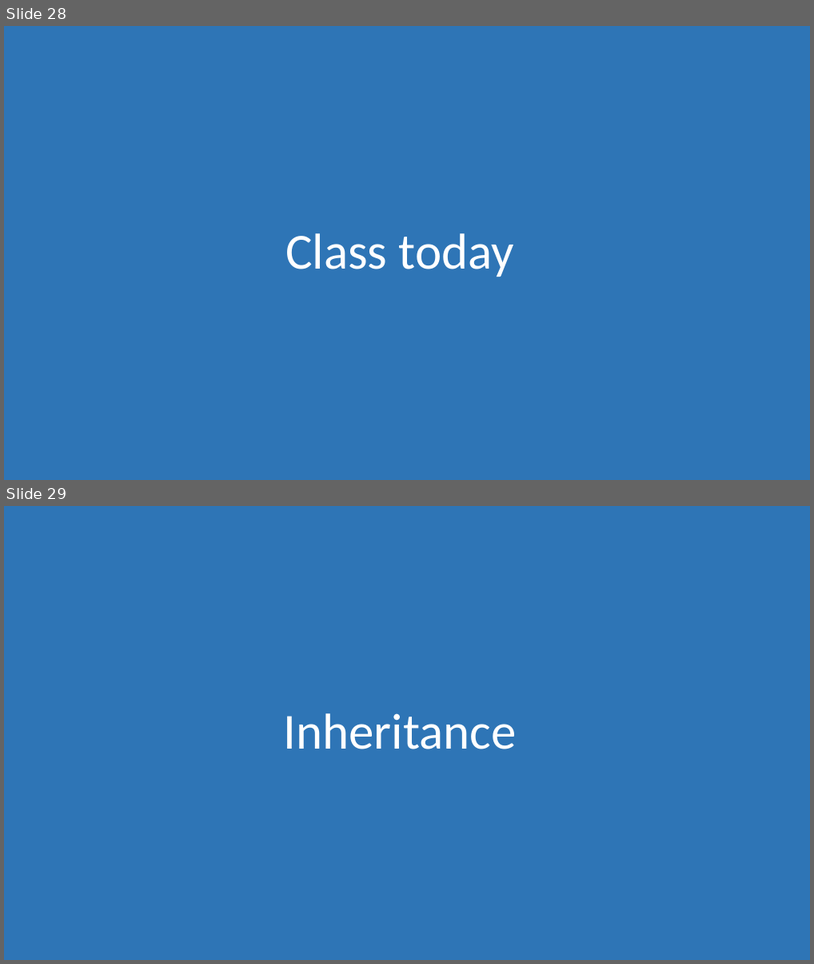
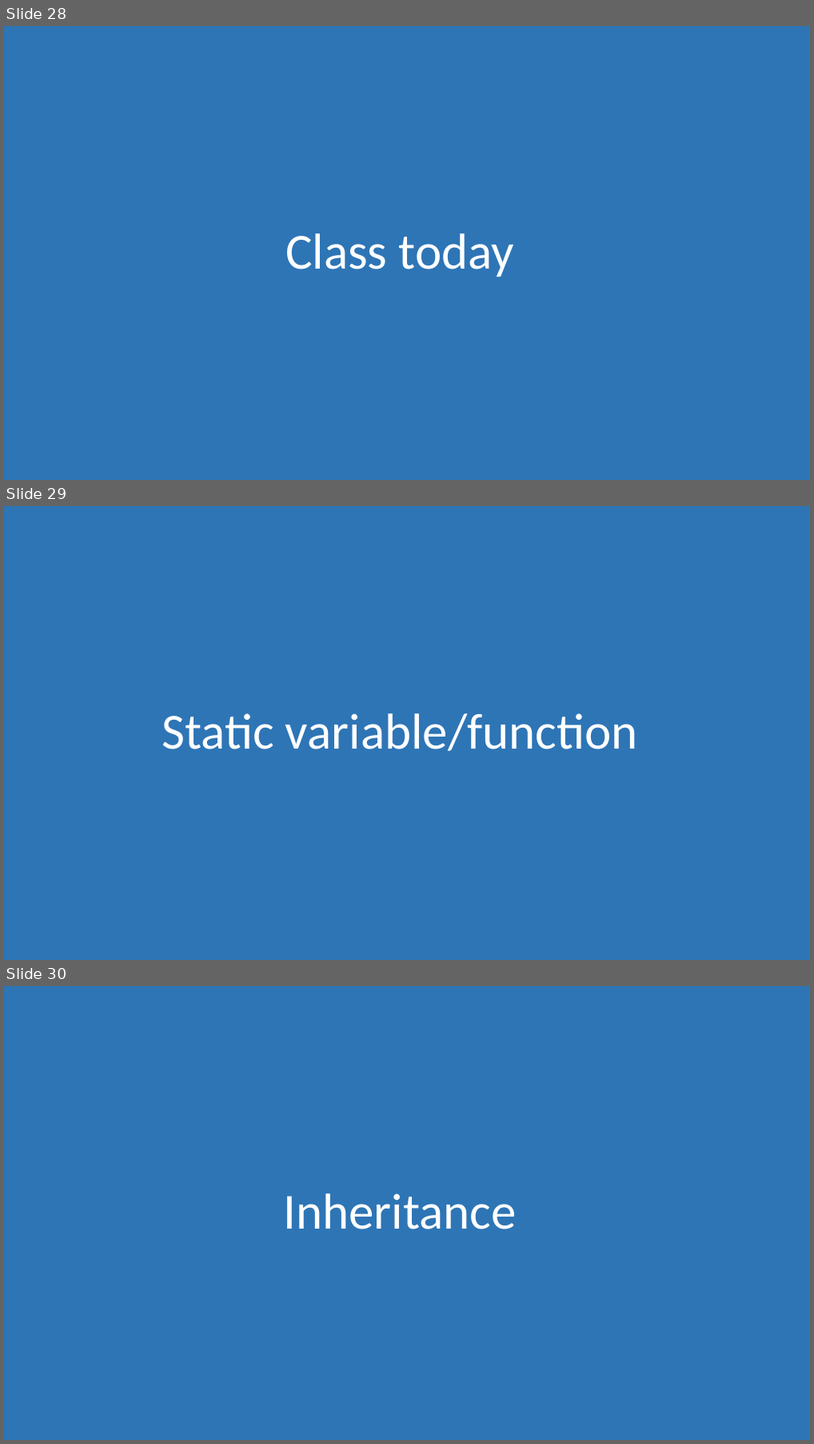
Before and after one commit to morkkis/PWD, a slide deck: presentations/chapter-1/Practical Web Dev.pptx. Shown one above the other, each under a label of ours: slides 28 and 29 before the commit, slides 28, 29 and 30 after it. The pictures are 814x964 and 814x1444 pixels, drawn with LibreOffice and Linux fonts; fonts in the diff are those of the drawing. Boxes give left, top, right and bottom in pixels: in the first picture for what was removed or moved away, otherwise in the second. Text is boxed around its words. In the diff, an @@ line names an element or a change of style, - is before the commit and + after.

```diff
--- a/presentations/chapter-1/Practical Web Dev.pptx
+++ b/presentations/chapter-1/Practical Web Dev.pptx
@@ slide 29 added at box(4, 506, 810, 960), background #FFFFFF @@
@@ rectangle added at box(4, 506, 810, 960), fill #2E75B6 @@
@@ title added at box(162, 713, 638, 751), 60 pt, text #FFFFFF @@
+Static variable/function
@@ what was slide 29 is now slide 30 @@
```
Also in this commit, not shown: 1 other file.
